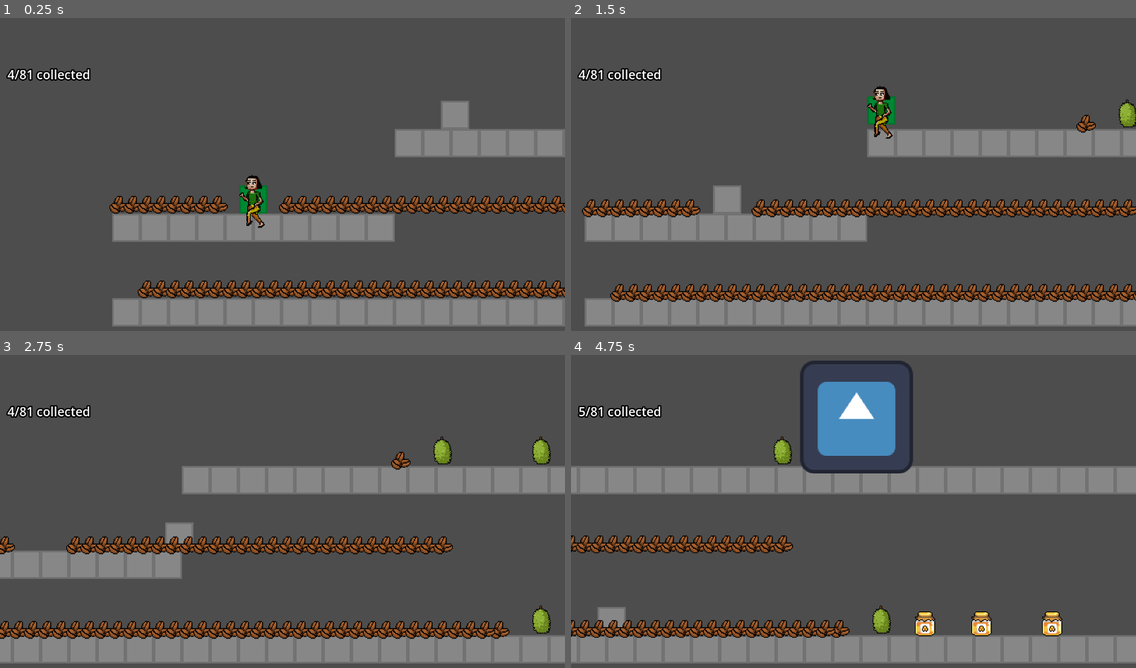
Above: before the commit, frames 1-4 (two rows, left to right).
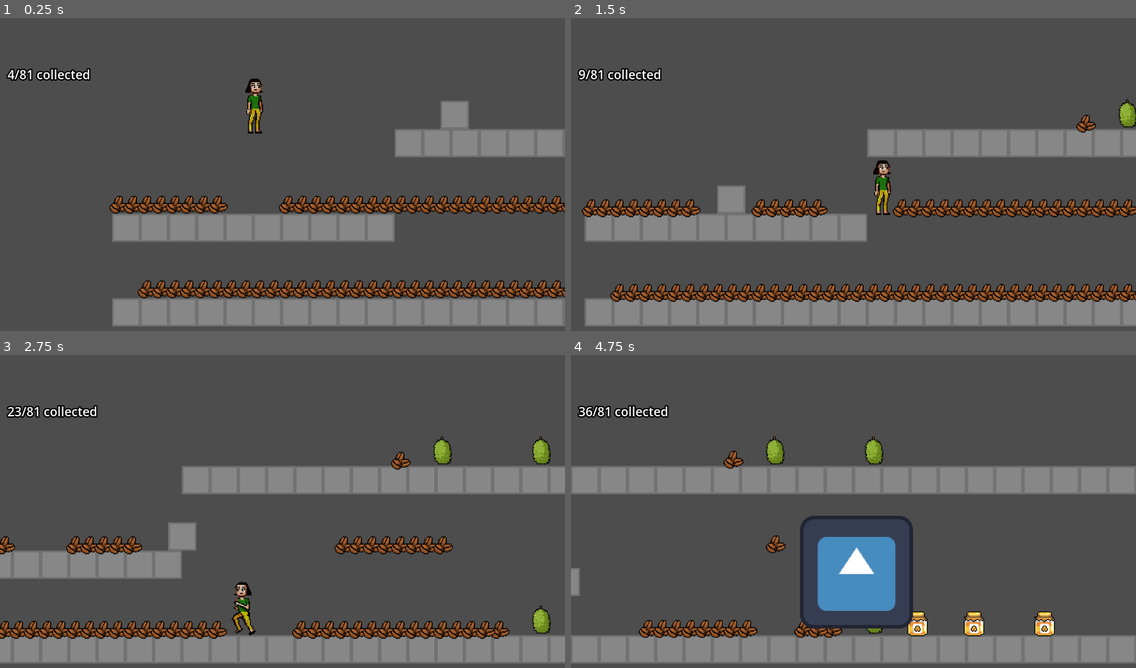
Above: after the commit, the same moments.

Repository: JumbledOne/RPHGameProject
Game: Godot game, scene res://scenes/game_scene/game_scene.tscn
Same seed, same stepped clock (60 frames per second), same inputs: the game is played once before the commit and once after it. The engine's default icon, where the game draws it, is replaced by a stand-in: a white triangle on a blue panel in a dark square.
Inputs:
- Up to frame 1 (0.25 s): no input
- Up to frame 2 (1.5 s): tap Enter at 0.5 s; hold Space (jump) 0.53-1.28 s; hold D (right) from 0.53 s (still down); tap I (ability) at 1.35 s
- Up to frame 3 (2.75 s): tap Space (jump) at 1.52, 1.55, 1.82 s; release D (right) at 2.03 s; hold A (left) from 2.03 s (still down); hold Space (jump) from 2.03 s (still down); tap E (attack) at 2.1 s
- Up to frame 4 (4.75 s): release A (left) at 2.78 s; release Space (jump) at 2.78 s; hold D (right) 2.78-4.28 s; tap Space (jump) at 2.85, 3.02, 3.32, 3.77, 3.8, 4.07, 4.52, 4.55 s; hold I (ability) 3.53-4.28 s; hold A (left) from 4.28 s (still down); tap E (attack) at 4.35 s

The runs differ from the first frame. In frame 1, 1.0% of the frame differs, in the area x 42-48%, y 19-68%; in frame 2, 1.6%; in frame 3, 2.8%; in frame 4, 15%, in the area x 0-87%, y 1-91%.

Commit message:
Added a raycast to check if about to land

Diff:
--- a/src/scenes/game_scene/game_scene.tscn
+++ b/src/scenes/game_scene/game_scene.tscn
@@ -96,7 +96,7 @@
 
 [sub_resource type="TileSet" id="TileSet_201br"]
 tile_size = Vector2i(32, 32)
-physics_layer_0/collision_layer = 1
+physics_layer_0/collision_layer = 17
 sources/1 = SubResource("TileSetAtlasSource_wmtvo")
 sources/0 = SubResource("TileSetAtlasSource_201br")
 
--- a/src/scripts/player/player.tscn
+++ b/src/scripts/player/player.tscn
@@ -4,9 +4,6 @@
 [ext_resource type="PackedScene" uid="uid://dctwav0o0dy8r" path="res://scripts/player/player_model/player_model.tscn" id="2_so2s4"]
 [ext_resource type="Script" uid="uid://bgjaig2puxra0" path="res://scripts/player/player_controller.gd" id="3_kai5h"]
 [ext_resource type="PackedScene" uid="uid://dwiill2noqt84" path="res://scripts/hurtbox/hurtbox.tscn" id="4_kai5h"]
-
-[sub_resource type="RectangleShape2D" id="RectangleShape2D_2n7ho"]
-size = Vector2(32, 32)
 
 [node name="Player" type="CharacterBody2D" unique_id=1043310607 groups=["player"]]
 script = ExtResource("1_kai5h")
@@ -21,8 +18,9 @@
 [node name="PlayerController" type="Node" parent="." unique_id=1864081540]
 script = ExtResource("3_kai5h")
 
-[node name="CollisionShape2D" type="CollisionShape2D" parent="." unique_id=1283402025]
-shape = SubResource("RectangleShape2D_2n7ho")
+[node name="CollisionShape2D" type="CollisionPolygon2D" parent="." unique_id=42853671]
+position = Vector2(0, 3)
+polygon = PackedVector2Array(0, -27, 8, -19, 8, 29, -8, 29, -8, -19)
 
 [node name="hurtbox" parent="." unique_id=1789929793 node_paths=PackedStringArray("owner_node") instance=ExtResource("4_kai5h")]
 visibility_layer = 2
--- a/src/scripts/player/player_model/player_model.gd
+++ b/src/scripts/player/player_model/player_model.gd
@@ -2,20 +2,61 @@
 
 @onready var player: PlatformerEntity = $".."
 @onready var run_particles: CPUParticles2D = $RunParticles
-@onready var animation_player: AnimationPlayer
+@onready var animation_player: AnimationPlayer = $AnimationPlayer
+@onready var landing_raycast: RayCast2D = $RayCast2D
 
+const BASE_ANIM_SCALE: float = 2.0
+const RUNNING_ANIM_SCALE: float = 4.0
+const LAND_ANIM_TIME: float = 0.2
+const LAND_RAYCAST_LENGHT: float = 256
+
+var _is_about_to_land: bool = false
+var last_facing_right: bool = true
 var tween: Tween
 
 func _ready() -> void:
 	player.jumped.connect(_on_jumped)
 	player.damaged.connect(_on_damaged)
+	#player.sprint_changed.connect(_on_sprint_changed)
 
 func _process(_delta: float) -> void:
 	var on_floor: bool = player.is_on_floor()
-	run_particles.emitting = player.get_is_sprinting() and on_floor
+	#run_particles.emitting = player.get_is_sprinting() and on_floor
+	# Movement Animations
+	if on_floor:
+		animation_player.speed_scale = RUNNING_ANIM_SCALE if player.get_is_sprinting() else BASE_ANIM_SCALE
+		if player.horizontal_movement > 0:
+			last_facing_right = true
+			animation_player.play("walk_right")
+		elif player.horizontal_movement < 0:
+			last_facing_right = false
+			animation_player.play("walk_left")
+		else: # Exactly zero
+			if last_facing_right:
+				animation_player.play("face_right")
+			else:
+				animation_player.play("face_left")
+	# Check if about to land
+	elif player.velocity.y > 0:
+		landing_raycast.target_position.x = player.velocity.x * LAND_ANIM_TIME
+		landing_raycast.target_position.y = LAND_RAYCAST_LENGHT
+		if landing_raycast.is_colliding() and not _is_about_to_land:
+			_about_to_land()
 
 func _on_jumped():
-	pass
+	_is_about_to_land = false # Reset this variable
+	if last_facing_right:
+		animation_player.play("jump_right")
+	else:
+		animation_player.play("jump_left")
+
+func _about_to_land():
+	_is_about_to_land = true
+	animation_player.speed_scale = 1.0 / LAND_ANIM_TIME
+	if last_facing_right:
+		animation_player.play("land_right")
+	else:
+		animation_player.play("land_left")
 
 func _on_damaged():
 	# Test animation only
--- a/src/scripts/player/player_model/player_model.tscn
+++ b/src/scripts/player/player_model/player_model.tscn
@@ -1,6 +1,5 @@
 [gd_scene format=3 uid="uid://dctwav0o0dy8r"]
 
-[ext_resource type="Texture2D" uid="uid://ciaxb2mesyvra" path="res://assets/sprites/test_square.png" id="1_6qb8h"]
 [ext_resource type="Script" uid="uid://byanhy0cletsr" path="res://scripts/player/player_model/player_model.gd" id="1_mifw2"]
 [ext_resource type="Texture2D" uid="uid://db3yo38e5q37w" path="res://assets/sprites/normalperson.png" id="3_txvn2"]
 
@@ -140,10 +139,10 @@
 tracks/0/interp = 0
 tracks/0/loop_wrap = true
 tracks/0/keys = {
-"times": PackedFloat32Array(0, 0.5),
-"transitions": PackedFloat32Array(1, 1),
-"update": 0,
-"values": [Rect2(64, 0, 32, 64), Rect2(0, 0, 32, 64)]
+"times": PackedFloat32Array(0, 0.33333334, 0.6666667),
+"transitions": PackedFloat32Array(1, 1, 1),
+"update": 0,
+"values": [Rect2(64, 0, 32, 64), Rect2(32, 0, 32, 64), Rect2(0, 0, 32, 64)]
 }
 
 [sub_resource type="Animation" id="Animation_djsjp"]
@@ -157,10 +156,10 @@
 tracks/0/interp = 0
 tracks/0/loop_wrap = true
 tracks/0/keys = {
-"times": PackedFloat32Array(0, 0.5),
-"transitions": PackedFloat32Array(1, 1),
-"update": 0,
-"values": [Rect2(0, 192, 32, 64), Rect2(64, 192, 32, 64)]
+"times": PackedFloat32Array(0, 0.33333334, 0.6666667),
+"transitions": PackedFloat32Array(1, 1, 1),
+"update": 0,
+"values": [Rect2(0, 192, 32, 64), Rect2(32, 192, 32, 64), Rect2(64, 192, 32, 64)]
 }
 
 [sub_resource type="AnimationLibrary" id="AnimationLibrary_d2gl4"]
@@ -178,10 +177,6 @@
 
 [node name="PlayerModel" type="Node2D" unique_id=566320765]
 script = ExtResource("1_mifw2")
-
-[node name="Sprite2D" type="Sprite2D" parent="." unique_id=2097157448]
-modulate = Color(0, 1, 0.3833332, 1)
-texture = ExtResource("1_6qb8h")
 
 [node name="RunParticles" type="CPUParticles2D" parent="." unique_id=2097198909]
 position = Vector2(0, 16)
@@ -202,5 +197,9 @@
 region_rect = Rect2(0, 0, 32, 64)
 region_filter_clip_enabled = true
 
+[node name="RayCast2D" type="RayCast2D" parent="." unique_id=1814608271]
+collision_mask = 16
+
 [node name="AnimationPlayer" type="AnimationPlayer" parent="." unique_id=2113283376]
 libraries/ = SubResource("AnimationLibrary_d2gl4")
+autoplay = &"face_right"
Not shown: 1 places in src/scenes/game_scene/game_scene.tscn that only renumber resources
Not shown, added: doc/physics_layers.txt
